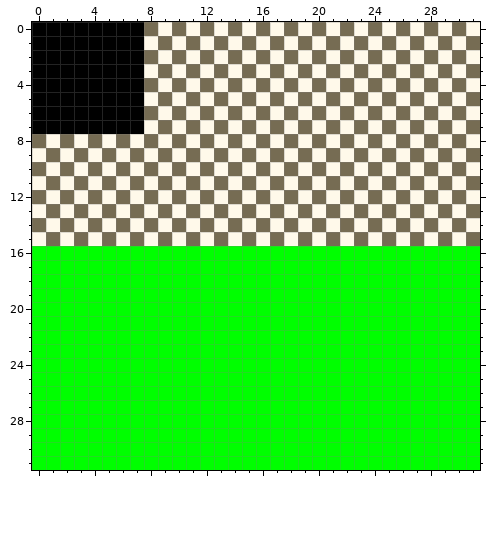
One commit to this pixel-art sprite: www/tex.png. Above, as it was before the edit.
The file is 32x32 pixels. Colours within 5 levels of each other are drawn and written as one.
Once edited:
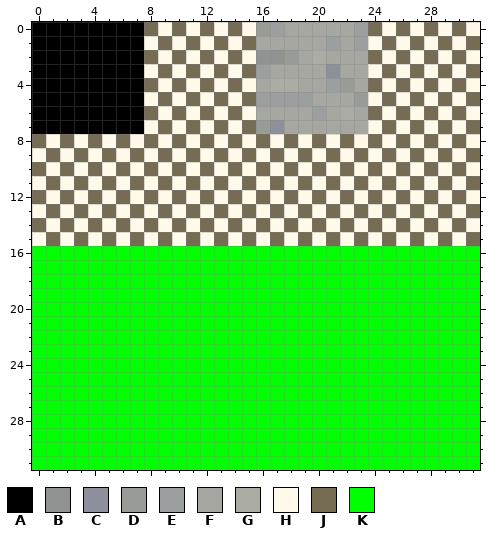
Palette (. is transparent): A #000000  B #919393  C #8c909a  D #999b96  E #9c9f9f  F #a5a7a0  G #abada4  H #fff9ea  J #766c53  K #00ff00
What changed:
@@ x 14..25 @@
- 0 JHJHJHJHJHJH
- 1 HJHJHJHJHJHJ
- 2 JHJHJHJHJHJH
- 3 HJHJHJHJHJHJ
- 4 JHJHJHJHJHJH
- 5 HJHJHJHJHJHJ
- 6 JHJHJHJHJHJH
- 7 HJHJHJHJHJHJ
+ 0 JHDEFFFFFEJH
+ 1 HJFFFFFEFEHJ
+ 2 JHBBDFGFFFJH
+ 3 HJEFFFFCFFHJ
+ 4 JHFGGFFEDFJH
+ 5 HJEEEEFFFDHJ
+ 6 JHFFFFEFGFJH
+ 7 HJDCFFFFFFHJ
  8 JHJHJHJHJHJH
Boxes around the changes in both pictures, in picture pixels (x1, y1, x2, y2):
changed: (256, 22, 368, 134)
